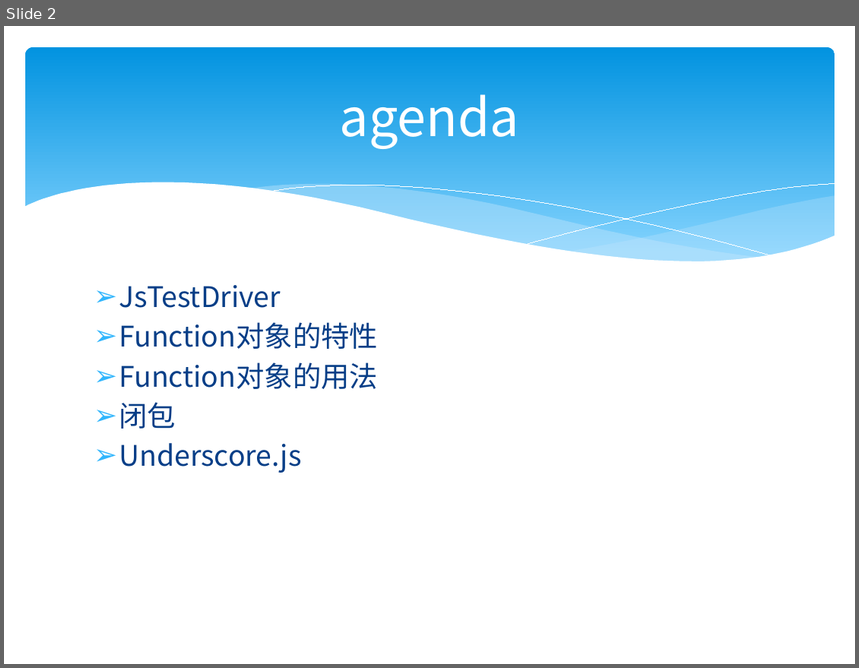
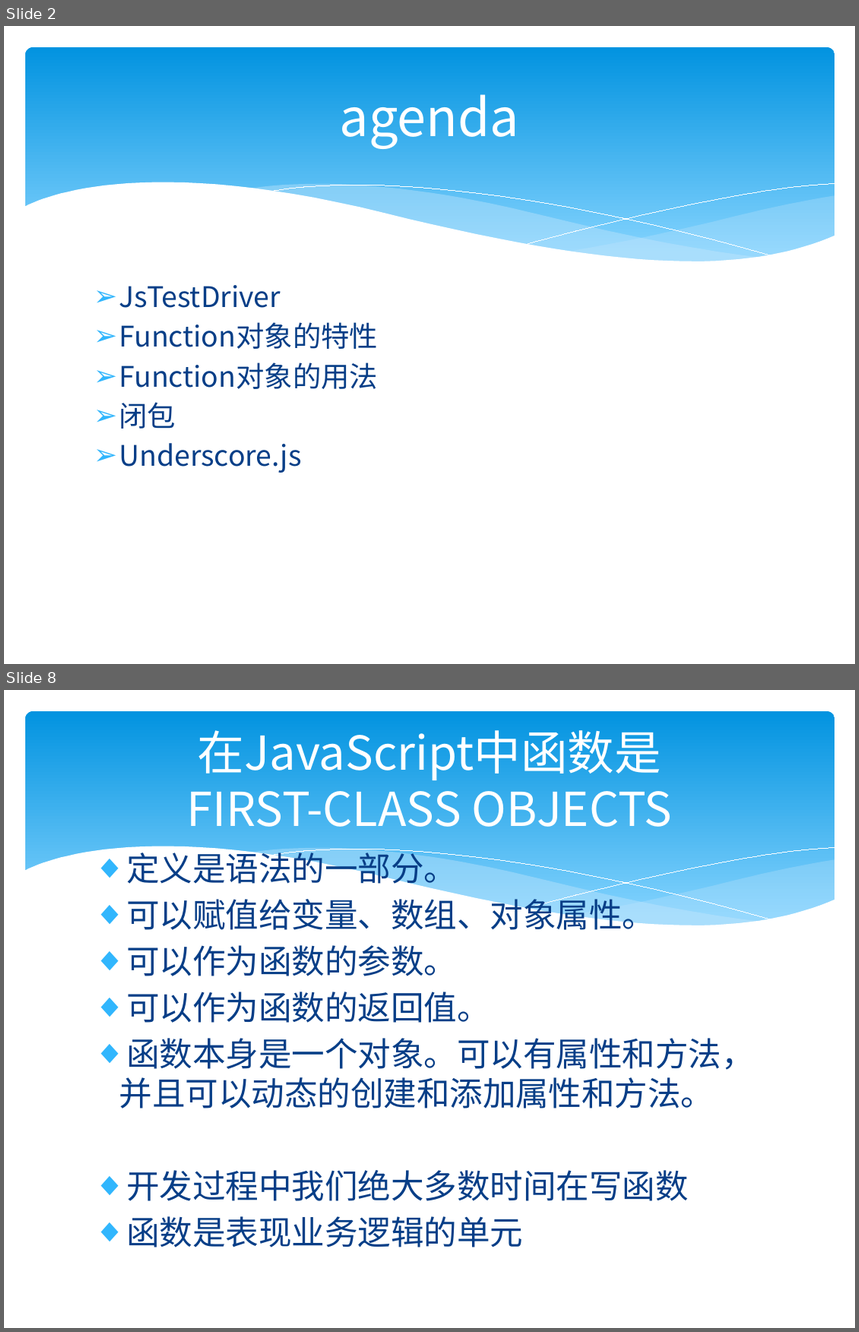
Before and after one commit to zjumty/jsfunc_training, a slide deck: JavaScriptFunctionObject.pptx. Shown one above the other, each under a label of ours: slide 2 before the commit, slides 2 and 8 after it; the slides between them are not shown. The pictures are 859x668 and 859x1332 pixels, drawn with LibreOffice and Linux fonts; fonts in the diff are those of the drawing. Boxes give left, top, right and bottom in pixels: in the first picture for what was removed or moved away, otherwise in the second. Text is boxed around its words. In the diff, an @@ line names an element or a change of style, - is before the commit and + after.

```diff
--- a/JavaScriptFunctionObject.pptx
+++ b/JavaScriptFunctionObject.pptx
@@ slide 8 added at (4, 690, 855, 1328), background #FFFFFF; not listed: 6 template elements that a slide beside it also shows @@
@@ title added at (187, 730, 672, 827), 39.6 pt, text #FFFFFF @@
+在JavaScript中函数是
+FIRST-CLASS OBJECTS
@@ text added at (120, 847, 754, 1248), 28 pt, text #073E87 @@
+◆ 定义是语法的一部分。
+◆ 可以赋值给变量、数组、对象属性。
+◆ 可以作为函数的参数。
+◆ 可以作为函数的返回值。
+◆ 函数本身是一个对象。可以有属性和方法，并且可以动态的创建和添加属性和方法。
+◆ 开发过程中我们绝大多数时间在写函数
+◆ 函数是表现业务逻辑的单元
```
Also in this commit, not shown: 1 slide changed, 7 other slides added, 3 other files.
